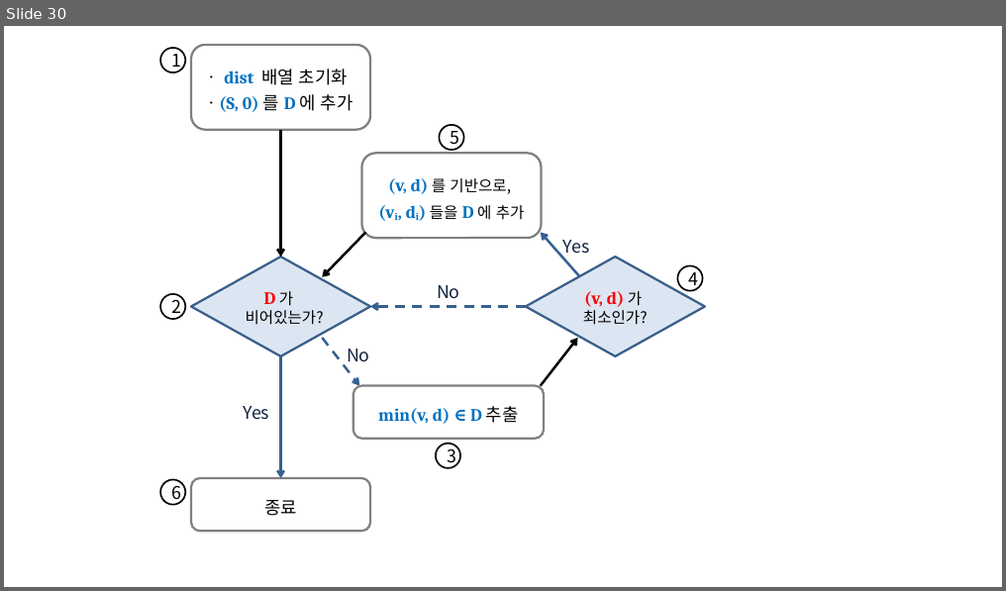
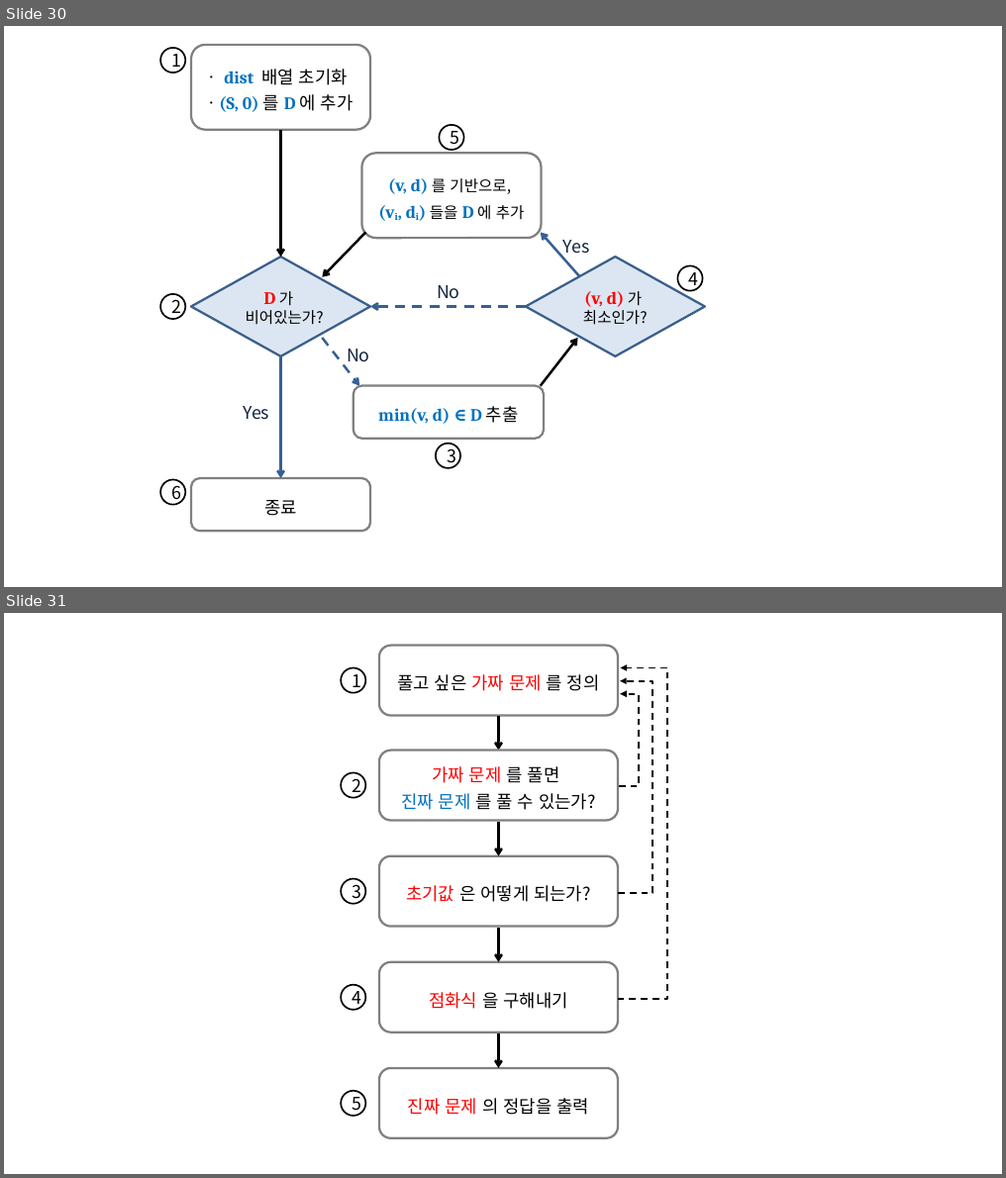
Before and after one commit to momo1108/blog, a slide deck: assets/etc/이미지제작용.pptx. Shown one above the other, each under a label of ours: slide 30 before the commit, slides 30 and 31 after it. The pictures are 1006x591 and 1006x1178 pixels, drawn with LibreOffice and Linux fonts; fonts in the diff are those of the drawing. Boxes give left, top, right and bottom in pixels: in the first picture for what was removed or moved away, otherwise in the second. Text is boxed around its words. In the diff, an @@ line names an element or a change of style, - is before the commit and + after.

```diff
--- a/assets/etc/이미지제작용.pptx
+++ b/assets/etc/이미지제작용.pptx
@@ slide 31 added at (x1=4, y1=613, x2=1002, y2=1174), background #FFFFFF @@
@@ ellipse added at (x1=341, y1=667, x2=365, y2=692), outline #000000 1.5 pt, 16 pt, text #000000 @@
+1
@@ rounded rectangle added at (x1=379, y1=646, x2=618, y2=716), outline #808080 2 pt, 16 pt, text #000000 @@
+풀고 싶은 가짜 문제 를 정의
@@ elbow arrow added from (618, 999) to (620, 667), #000000 1.5 pt dashed @@
@@ elbow arrow added from (618, 892) to (620, 681), #000000 1.5 pt dashed @@
@@ elbow arrow added from (619, 786) to (620, 694), #000000 1.5 pt dashed @@
@@ arrow added from (498, 715) to (498, 750), #000000 2.25 pt @@
@@ rounded rectangle added at (x1=379, y1=750, x2=618, y2=821), outline #808080 2 pt, 16 pt, text #000000 @@
+가짜 문제 를 풀면
+진짜 문제 를 풀 수 있는가?
@@ ellipse added at (x1=341, y1=773, x2=365, y2=797), outline #000000 1.5 pt, 16 pt, text #000000 @@
+2
@@ arrow added from (498, 821) to (498, 857), #000000 2.25 pt @@
@@ ellipse added at (x1=341, y1=879, x2=365, y2=904), outline #000000 1.5 pt, 16 pt, text #000000 @@
+3
@@ rounded rectangle added at (x1=379, y1=857, x2=618, y2=927), outline #808080 2 pt, 16 pt, text #000000 @@
+초기값 은 어떻게 되는가?
@@ arrow added from (498, 928) to (498, 962), #000000 2.25 pt @@
@@ rounded rectangle added at (x1=379, y1=962, x2=618, y2=1033), outline #808080 2 pt, 16 pt, text #000000 @@
+점화식 을 구해내기
@@ ellipse added at (x1=341, y1=985, x2=365, y2=1010), outline #000000 1.5 pt, 16 pt, text #000000 @@
+4
@@ arrow added from (498, 1034) to (498, 1068), #000000 2.25 pt @@
@@ rounded rectangle added at (x1=379, y1=1068, x2=618, y2=1139), outline #808080 2 pt, 16 pt, text #000000 @@
+진짜 문제 의 정답을 출력
@@ ellipse added at (x1=341, y1=1090, x2=365, y2=1115), outline #000000 1.5 pt, 16 pt, text #000000 @@
+5
```
Also in this commit, not shown: 4 other files.
